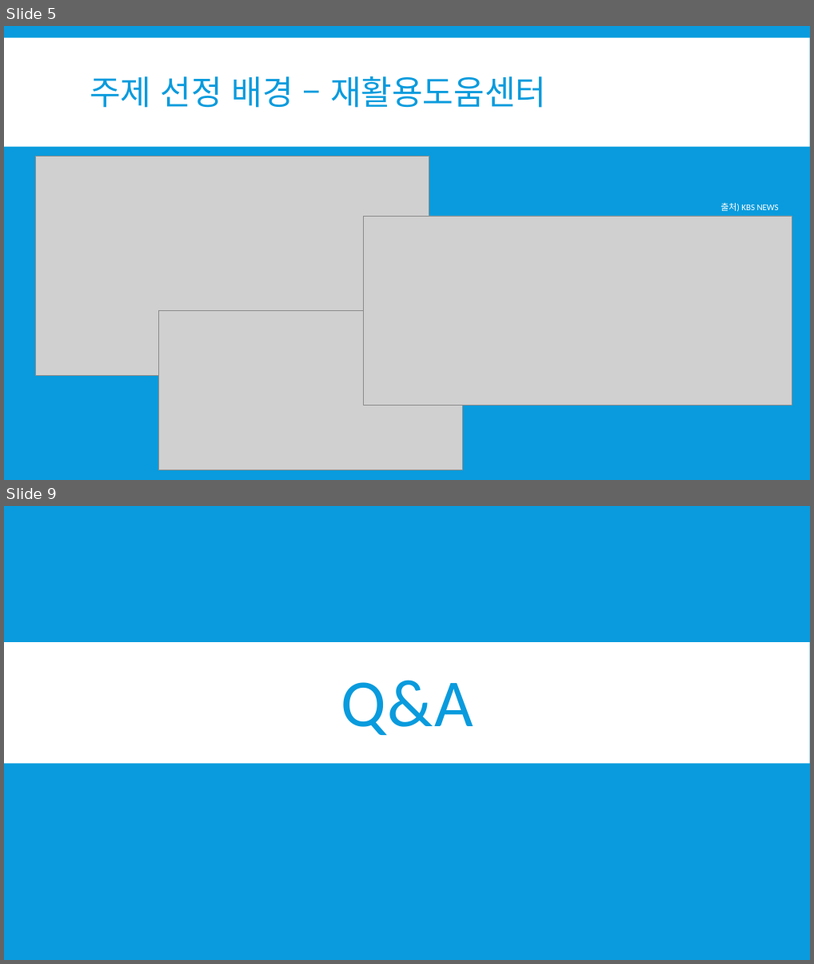
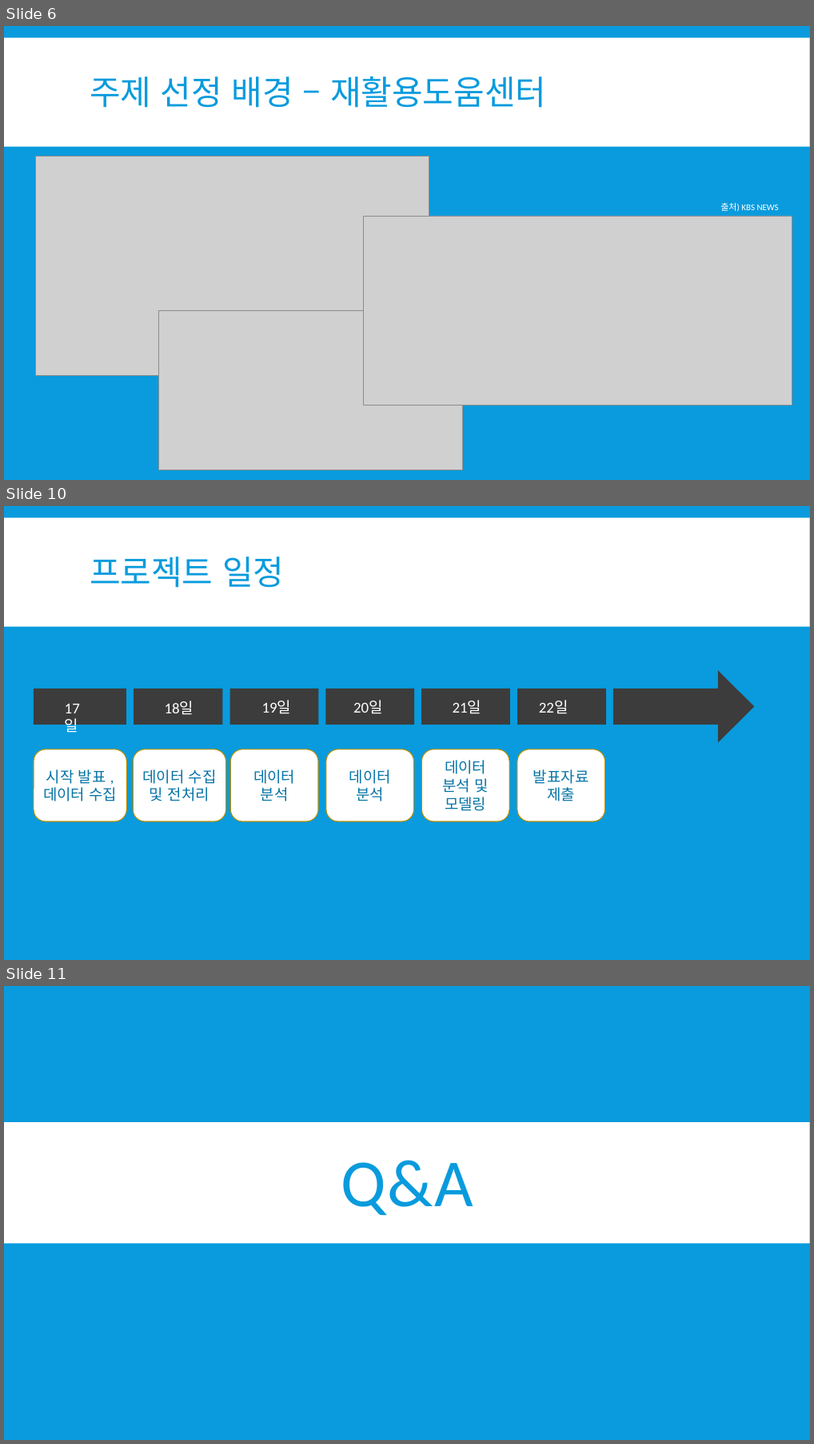
Before and after one commit to so-jeong0127/Python-Project, a slide deck: 재활용도움센터 위치 선정.pptx. Shown one above the other, each under a label of ours: slides 5 and 9 before the commit, slides 6, 10 and 11 after it; the slides between them are not shown. The pictures are 814x964 and 814x1444 pixels, drawn with LibreOffice and Linux fonts; fonts in the diff are those of the drawing; grey boxes stand for pictures. Boxes give left, top, right and bottom in pixels: in the first picture for what was removed or moved away, otherwise in the second. Text is boxed around its words. In the diff, an @@ line names an element or a change of style, - is before the commit and + after.

```diff
--- a/재활용도움센터 위치 선정.pptx
+++ b/재활용도움센터 위치 선정.pptx
@@ slide 10 added at [4,506,810,960], background #099BDD; not listed: 1 template element that a slide beside it also shows @@
@@ title added at [90,556,284,588], 40 pt, text #099BDD @@
+프로젝트 일정
@@ freeform shape added at [34,671,754,743], fill #3C3C3C @@
@@ text added at [58,696,99,720], 18 pt, text #FFFFFF @@
+17일
@@ text added at [165,700,194,715], 18 pt, text #FFFFFF @@
+18일
@@ text added at [262,700,292,714], 18 pt, text #FFFFFF @@
+19일
@@ text added at [354,700,383,714], 18 pt, text #FFFFFF @@
+20일
@@ text added at [453,700,482,714], 18 pt, text #FFFFFF @@
+21일
@@ text added at [539,700,569,714], 18 pt, text #FFFFFF @@
+22일
@@ rounded rectangle added at [34,749,127,821], fill #FFFFFF, outline #BD8E00 1 pt, 18 pt, text #0774A6 @@
+시작 발표 ,
+데이터 수집
@@ rounded rectangle added at [133,749,226,821], fill #FFFFFF, outline #BD8E00 1 pt, 18 pt, text #0774A6 @@
+데이터 수집 및 전처리
@@ rounded rectangle added at [231,749,318,821], fill #FFFFFF, outline #BD8E00 1 pt, 18 pt, text #0774A6 @@
+데이터 분석
@@ rounded rectangle added at [326,749,414,821], fill #FFFFFF, outline #BD8E00 1 pt, 18 pt, text #0774A6 @@
+데이터 분석
@@ rounded rectangle added at [422,749,510,821], fill #FFFFFF, outline #BD8E00 1 pt, 18 pt, text #0774A6 @@
+데이터 분석 및 모델링
@@ rounded rectangle added at [518,749,606,821], fill #FFFFFF, outline #BD8E00 1 pt, 18 pt, text #0774A6 @@
+발표자료 제출
@@ what was slide 5 is now slide 6 @@
@@ what was slide 9 is now slide 11 @@
```
Also in this commit, not shown: 5 slides changed, 1 other slide added.
